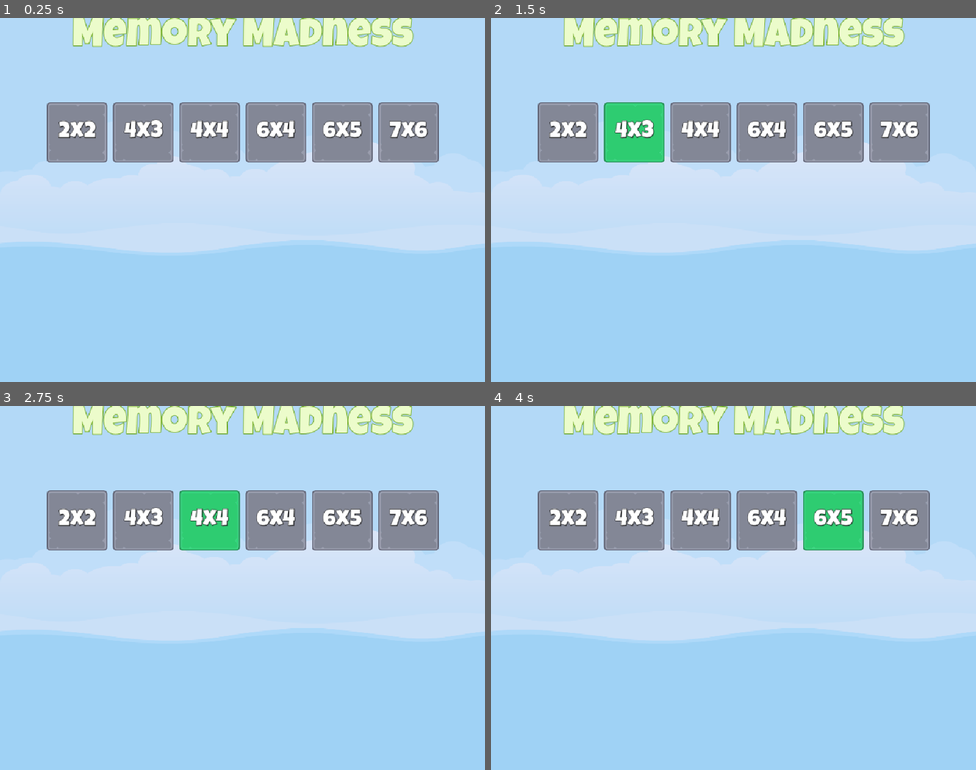
Above: before the commit, frames 1-4 (two rows, left to right).
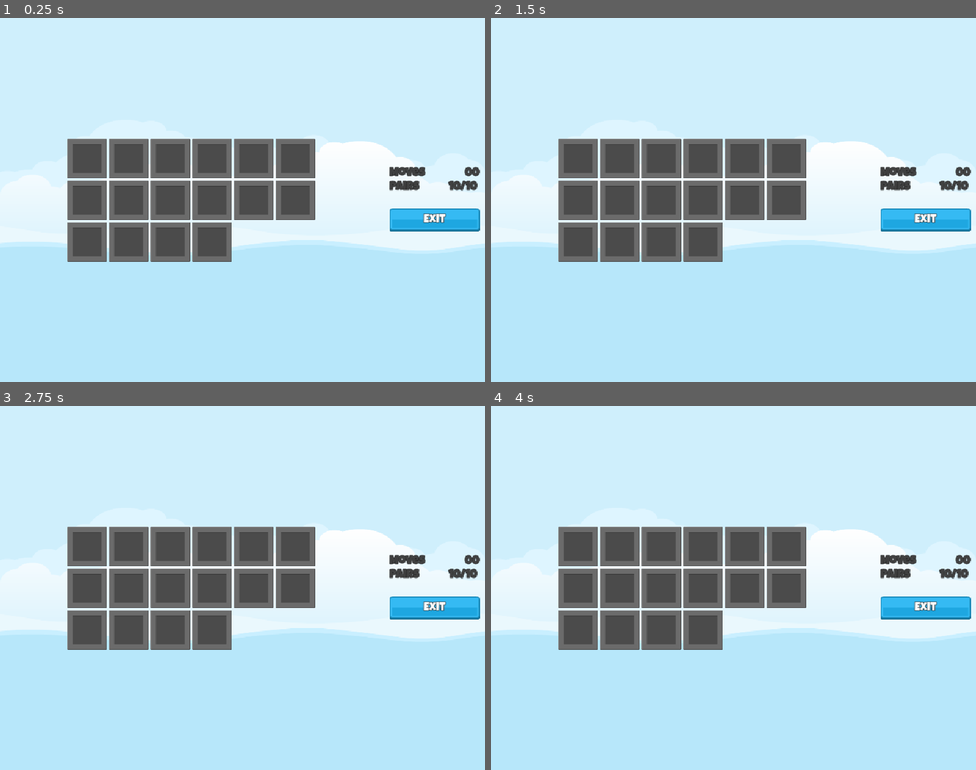
Above: after the commit, the same moments.

Repository: filipeAugusto99/MemoryMadness
Game: Godot game, scene res://Scenes/Master/Master.tscn
Same seed, same stepped clock (60 frames per second), same inputs: the game is played once before the commit and once after it.
Inputs (mouse positions are in pixels of both pictures, inside the frame that each line leads up to):
- Up to frame 1 (0.25 s): no input
- Up to frame 2 (1.5 s): click (568, 130) at 0.5 s, where only the run before the commit has a clickable "2x2"; click (631, 130) at 1.25 s, where only the run before the commit has a clickable "4x3"
- Up to frame 3 (2.75 s): click (208, 518) at 2 s, where only the run before the commit has a clickable "4x4"
- Up to frame 4 (4 s): click (767, 518) at 2.75 s, where only the run before the commit has a clickable "6x4"; click (835, 518) at 3.5 s, where only the run before the commit has a clickable "6x5"

The runs differ from the first frame. In frame 1, 64% of the frame differs, in the area x 0-100%, y 0-67%; in frame 2, 64%; in frame 3, 64%; in frame 4, 64%.

Commit message:
Game Screen

Diff:
--- /dev/null
+++ b/Resources/DarkLevel_24.tres
@@ -0,0 +1,10 @@
+[gd_resource type="LabelSettings" load_steps=2 format=3 uid="uid://b86kac1ygybrq"]
+
+[ext_resource type="FontFile" uid="uid://bjyxf3s0fmog5" path="res://assets/fonts/LuckiestGuy-Regular.ttf" id="1_cj6d8"]
+
+[resource]
+font = ExtResource("1_cj6d8")
+font_size = 24
+font_color = Color(0.247059, 0.247059, 0.247059, 1)
+outline_size = 4
+outline_color = Color(0.113725, 0.113725, 0.113725, 1)
--- /dev/null
+++ b/Resources/WhiteLabel_24.tres
@@ -0,0 +1,9 @@
+[gd_resource type="LabelSettings" load_steps=2 format=3 uid="uid://665wpx3w880s"]
+
+[ext_resource type="FontFile" uid="uid://bjyxf3s0fmog5" path="res://assets/fonts/LuckiestGuy-Regular.ttf" id="1_gtaqe"]
+
+[resource]
+font = ExtResource("1_gtaqe")
+font_size = 24
+outline_size = 4
+outline_color = Color(0.113725, 0.113725, 0.113725, 1)
--- /dev/null
+++ b/Scenes/FontSprite/FontSprite.gd
@@ -0,0 +1,32 @@
+extends TextureRect
+
+
+const SCALE_SMALL: Vector2 = Vector2(0.1, 0.1)
+const SCALE_NORMAL: Vector2 = Vector2(1.0, 1.0)
+const SCALE_TIME: float = 1.0
+
+
+func _ready() -> void:
+	set_random_image()
+	run_me()
+
+func set_random_image() -> void:
+	texture = ImageManager.get_random_item_image()
+
+
+func get_random_spin_time() -> float:
+	return randf_range(1.0, 2.0)
+
+
+func get_random_rotation() -> float:
+	return deg_to_rad(randf_range(-360, 360))
+
+
+func run_me() -> void:
+	var tween: Tween = create_tween()
+	tween.set_loops()
+	tween.tween_property(self, "scale", SCALE_SMALL, SCALE_TIME)
+	tween.tween_callback(set_random_image)
+	tween.tween_property(self, "scale", SCALE_NORMAL, SCALE_TIME)
+	tween.tween_property(self, "rotation", get_random_rotation(), get_random_spin_time())
+	tween.tween_callback(run_me)
--- /dev/null
+++ b/Scenes/FontSprite/FontSprite.tscn
@@ -0,0 +1,22 @@
+[gd_scene load_steps=3 format=3 uid="uid://tmequ7cy05ee"]
+
+[ext_resource type="Texture2D" uid="uid://bjq6qnxhqdql" path="res://assets/glitch/bag_moving_box.png" id="1_84auj"]
+[ext_resource type="Script" uid="uid://em7t4jbc0jxm" path="res://Scenes/FontSprite/FontSprite.gd" id="2_5cmhf"]
+
+[node name="FontSprite" type="TextureRect"]
+anchors_preset = 8
+anchor_left = 0.5
+anchor_top = 0.5
+anchor_right = 0.5
+anchor_bottom = 0.5
+offset_left = -32.0
+offset_top = -32.0
+offset_right = 32.0
+offset_bottom = 32.0
+grow_horizontal = 2
+grow_vertical = 2
+pivot_offset = Vector2(32, 32)
+size_flags_horizontal = 4
+size_flags_vertical = 4
+texture = ExtResource("1_84auj")
+script = ExtResource("2_5cmhf")
--- /dev/null
+++ b/Scenes/Game/Game.tscn
@@ -0,0 +1,154 @@
+[gd_scene load_steps=6 format=3 uid="uid://h6rqacu7ogyf"]
+
+[ext_resource type="Texture2D" uid="uid://dp02v5kvh42yj" path="res://assets/frames/hidden_frame_blank.png" id="1_gwu2e"]
+[ext_resource type="LabelSettings" uid="uid://665wpx3w880s" path="res://Resources/WhiteLabel_24.tres" id="2_xbxml"]
+[ext_resource type="LabelSettings" uid="uid://b86kac1ygybrq" path="res://Resources/DarkLevel_24.tres" id="2_y3kpf"]
+[ext_resource type="Texture2D" uid="uid://gqy3gookh41s" path="res://assets/ui/blue_button00.png" id="3_ln2h6"]
+[ext_resource type="Texture2D" uid="uid://vvwdm0hankac" path="res://assets/ui/green_button00.png" id="4_y3kpf"]
+
+[node name="Game" type="Control"]
+layout_mode = 3
+anchors_preset = 15
+anchor_right = 1.0
+anchor_bottom = 1.0
+grow_horizontal = 2
+grow_vertical = 2
+
+[node name="HB" type="HBoxContainer" parent="."]
+layout_mode = 1
+anchors_preset = 15
+anchor_right = 1.0
+anchor_bottom = 1.0
+grow_horizontal = 2
+grow_vertical = 2
+
+[node name="GridContainer" type="GridContainer" parent="HB"]
+layout_mode = 2
+size_flags_horizontal = 6
+size_flags_vertical = 4
+columns = 6
+
+[node name="TextureRect" type="TextureRect" parent="HB/GridContainer"]
+layout_mode = 2
+texture = ExtResource("1_gwu2e")
+
+[node name="TextureRect2" type="TextureRect" parent="HB/GridContainer"]
+layout_mode = 2
+texture = ExtResource("1_gwu2e")
+
+[node name="TextureRect3" type="TextureRect" parent="HB/GridContainer"]
+layout_mode = 2
+texture = ExtResource("1_gwu2e")
+
+[node name="TextureRect4" type="TextureRect" parent="HB/GridContainer"]
+layout_mode = 2
+texture = ExtResource("1_gwu2e")
+
+[node name="TextureRect5" type="TextureRect" parent="HB/GridContainer"]
+layout_mode = 2
+texture = ExtResource("1_gwu2e")
+
+[node name="TextureRect6" type="TextureRect" parent="HB/GridContainer"]
+layout_mode = 2
+texture = ExtResource("1_gwu2e")
+
+[node name="TextureRect7" type="TextureRect" parent="HB/GridContainer"]
+layout_mode = 2
+texture = ExtResource("1_gwu2e")
+
+[node name="TextureRect8" type="TextureRect" parent="HB/GridContainer"]
+layout_mode = 2
+texture = ExtResource("1_gwu2e")
+
+[node name="TextureRect9" type="TextureRect" parent="HB/GridContainer"]
+layout_mode = 2
+texture = ExtResource("1_gwu2e")
+
+[node name="TextureRect10" type="TextureRect" parent="HB/GridContainer"]
+layout_mode = 2
+texture = ExtResource("1_gwu2e")
+
+[node name="TextureRect11" type="TextureRect" parent="HB/GridContainer"]
+layout_mode = 2
+texture = ExtResource("1_gwu2e")
+
+[node name="TextureRect12" type="TextureRect" parent="HB/GridContainer"]
+layout_mode = 2
+texture = ExtResource("1_gwu2e")
+
+[node name="TextureRect13" type="TextureRect" parent="HB/GridContainer"]
+layout_mode = 2
+texture = ExtResource("1_gwu2e")
+
+[node name="TextureRect14" type="TextureRect" parent="HB/GridContainer"]
+layout_mode = 2
+texture = ExtResource("1_gwu2e")
+
+[node name="TextureRect15" type="TextureRect" parent="HB/GridContainer"]
+layout_mode = 2
+texture = ExtResource("1_gwu2e")
+
+[node name="TextureRect16" type="TextureRect" parent="HB/GridContainer"]
+layout_mode = 2
+texture = ExtResource("1_gwu2e")
+
+[node name="MC" type="MarginContainer" parent="HB"]
+custom_minimum_size = Vector2(200, 0)
+layout_mode = 2
+theme_override_constants/margin_left = 12
+theme_override_constants/margin_right = 12
+
+[node name="VB" type="VBoxContainer" parent="HB/MC"]
+layout_mode = 2
+size_flags_horizontal = 4
+size_flags_vertical = 4
+
+[node name="HB" type="HBoxContainer" parent="HB/MC/VB"]
+layout_mode = 2
+
+[node name="Label" type="Label" parent="HB/MC/VB/HB"]
+layout_mode = 2
+size_flags_horizontal = 3
+text = "Moves"
+label_settings = ExtResource("2_y3kpf")
+
+[node name="MovesLabel" type="Label" parent="HB/MC/VB/HB"]
+layout_mode = 2
+text = "00"
+label_settings = ExtResource("2_y3kpf")
+
+[node name="HB2" type="HBoxContainer" parent="HB/MC/VB"]
+layout_mode = 2
+
+[node name="Label" type="Label" parent="HB/MC/VB/HB2"]
+layout_mode = 2
+size_flags_horizontal = 3
+text = "Pairs"
+label_settings = ExtResource("2_y3kpf")
+
+[node name="PairsLabel" type="Label" parent="HB/MC/VB/HB2"]
+layout_mode = 2
+text = "10/10 "
+label_settings = ExtResource("2_y3kpf")
+
+[node name="Control" type="Control" parent="HB/MC/VB"]
+custom_minimum_size = Vector2(0, 24)
+layout_mode = 2
+
+[node name="ExitButton" type="TextureButton" parent="HB/MC/VB"]
+layout_mode = 2
+size_flags_horizontal = 4
+texture_normal = ExtResource("3_ln2h6")
+texture_pressed = ExtResource("4_y3kpf")
+
+[node name="PairsLabel2" type="Label" parent="HB/MC/VB/ExitButton"]
+layout_mode = 1
+anchors_preset = 15
+anchor_right = 1.0
+anchor_bottom = 1.0
+grow_horizontal = 2
+grow_vertical = 2
+text = "Exit"
+label_settings = ExtResource("2_xbxml")
+horizontal_alignment = 1
+vertical_alignment = 1
--- a/Scenes/Main/Main.tscn
+++ b/Scenes/Main/Main.tscn
@@ -1,7 +1,8 @@
-[gd_scene load_steps=3 format=3 uid="uid://dyr1k6mk28gkn"]
+[gd_scene load_steps=4 format=3 uid="uid://dyr1k6mk28gkn"]
 
 [ext_resource type="LabelSettings" uid="uid://cgx1vwrn0dldu" path="res://Resources/TitleLabel_72.tres" id="1_p8rbg"]
 [ext_resource type="PackedScene" uid="uid://brookpjxsbfxc" path="res://Scenes/LevelButton/LevelButton.tscn" id="2_qtv3y"]
+[ext_resource type="PackedScene" uid="uid://tmequ7cy05ee" path="res://Scenes/FontSprite/FontSprite.tscn" id="3_cmk6n"]
 
 [node name="Main" type="Control"]
 layout_mode = 3
@@ -22,11 +23,21 @@
 
 [node name="VBoxContainer" type="VBoxContainer" parent="."]
 layout_mode = 1
-anchors_preset = 15
-anchor_right = 1.0
-anchor_bottom = 1.0
+anchors_preset = 8
+anchor_left = 0.5
+anchor_top = 0.5
+anchor_right = 0.5
+anchor_bottom = 0.5
+offset_left = -414.0
+offset_top = -398.5
+offset_right = 414.0
+offset_bottom = 398.5
 grow_horizontal = 2
 grow_vertical = 2
+
+[node name="Spacer4" type="Control" parent="VBoxContainer"]
+custom_minimum_size = Vector2(0, 64)
+layout_mode = 2
 
 [node name="Label" type="Label" parent="VBoxContainer"]
 layout_mode = 2
@@ -35,6 +46,10 @@
 label_settings = ExtResource("1_p8rbg")
 horizontal_alignment = 1
 vertical_alignment = 1
+
+[node name="Spacer3" type="Control" parent="VBoxContainer"]
+custom_minimum_size = Vector2(0, 132)
+layout_mode = 2
 
 [node name="HBLevelButtons" type="HBoxContainer" parent="VBoxContainer"]
 layout_mode = 2
@@ -65,5 +80,30 @@
 layout_mode = 2
 level_number = 6
 
+[node name="Spacer2" type="Control" parent="VBoxContainer"]
+layout_mode = 2
+size_flags_vertical = 3
+
 [node name="HBoxSprites" type="HBoxContainer" parent="VBoxContainer"]
 layout_mode = 2
+size_flags_horizontal = 4
+theme_override_constants/separation = 48
+
+[node name="FontSprite" parent="VBoxContainer/HBoxSprites" instance=ExtResource("3_cmk6n")]
+layout_mode = 2
+
+[node name="FontSprite2" parent="VBoxContainer/HBoxSprites" instance=ExtResource("3_cmk6n")]
+layout_mode = 2
+
+[node name="FontSprite3" parent="VBoxContainer/HBoxSprites" instance=ExtResource("3_cmk6n")]
+layout_mode = 2
+
+[node name="FontSprite4" parent="VBoxContainer/HBoxSprites" instance=ExtResource("3_cmk6n")]
+layout_mode = 2
+
+[node name="FontSprite5" parent="VBoxContainer/HBoxSprites" instance=ExtResource("3_cmk6n")]
+layout_mode = 2
+
+[node name="Spacer" type="Control" parent="VBoxContainer"]
+layout_mode = 2
+size_flags_vertical = 3
--- a/Scenes/Master/Master.tscn
+++ b/Scenes/Master/Master.tscn
@@ -1,8 +1,9 @@
-[gd_scene load_steps=4 format=3 uid="uid://cwtuvqx0a2qp5"]
+[gd_scene load_steps=5 format=3 uid="uid://cwtuvqx0a2qp5"]
 
 [ext_resource type="Texture2D" uid="uid://c6fjpq4o3cat" path="res://assets/images/backgroundEmpty.png" id="1_h6g34"]
 [ext_resource type="Script" uid="uid://w4vy06miwc1p" path="res://Scenes/Master/Master.gd" id="1_o4rt4"]
 [ext_resource type="PackedScene" uid="uid://dyr1k6mk28gkn" path="res://Scenes/Main/Main.tscn" id="3_7tgqy"]
+[ext_resource type="PackedScene" uid="uid://h6rqacu7ogyf" path="res://Scenes/Game/Game.tscn" id="4_1t0lv"]
 
 [node name="Master" type="Control"]
 layout_mode = 3
@@ -26,4 +27,8 @@
 [node name="Music" type="AudioStreamPlayer" parent="."]
 
 [node name="Main" parent="." instance=ExtResource("3_7tgqy")]
+visible = false
 layout_mode = 1
+
+[node name="Game" parent="." instance=ExtResource("4_1t0lv")]
+layout_mode = 1
Not shown, added: Scenes/FontSprite/FontSprite.gd.uid
